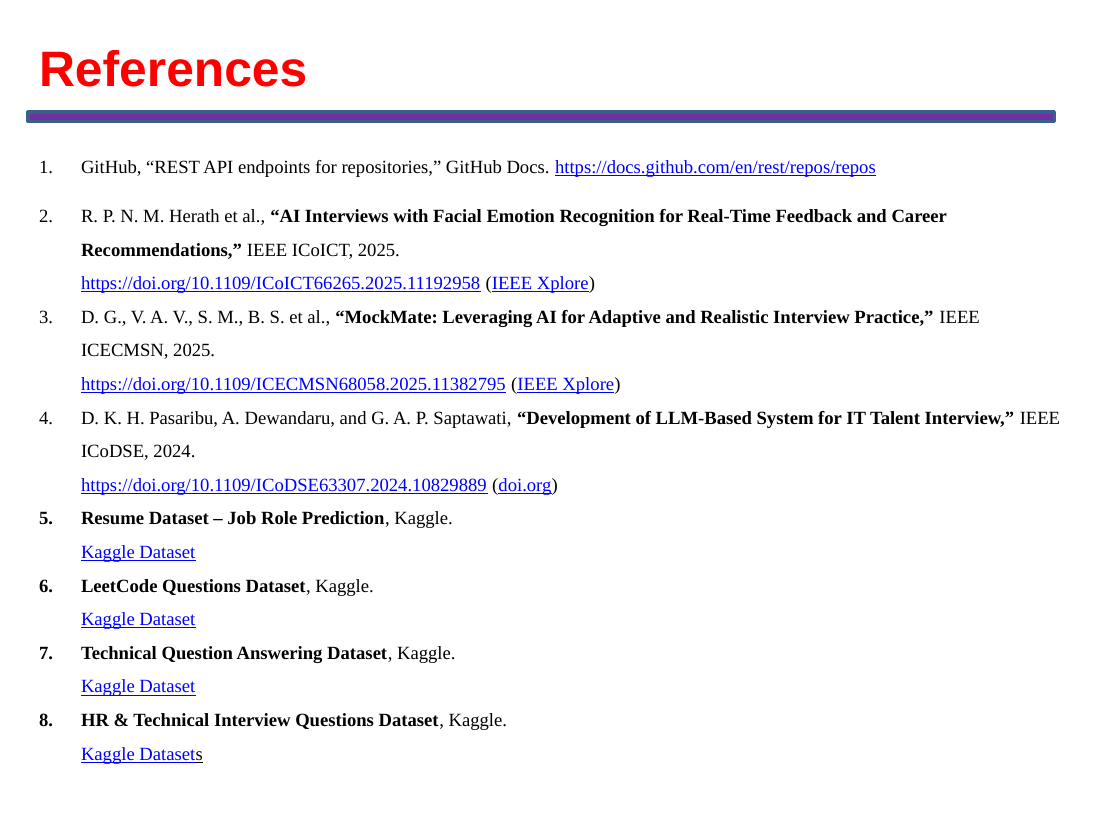
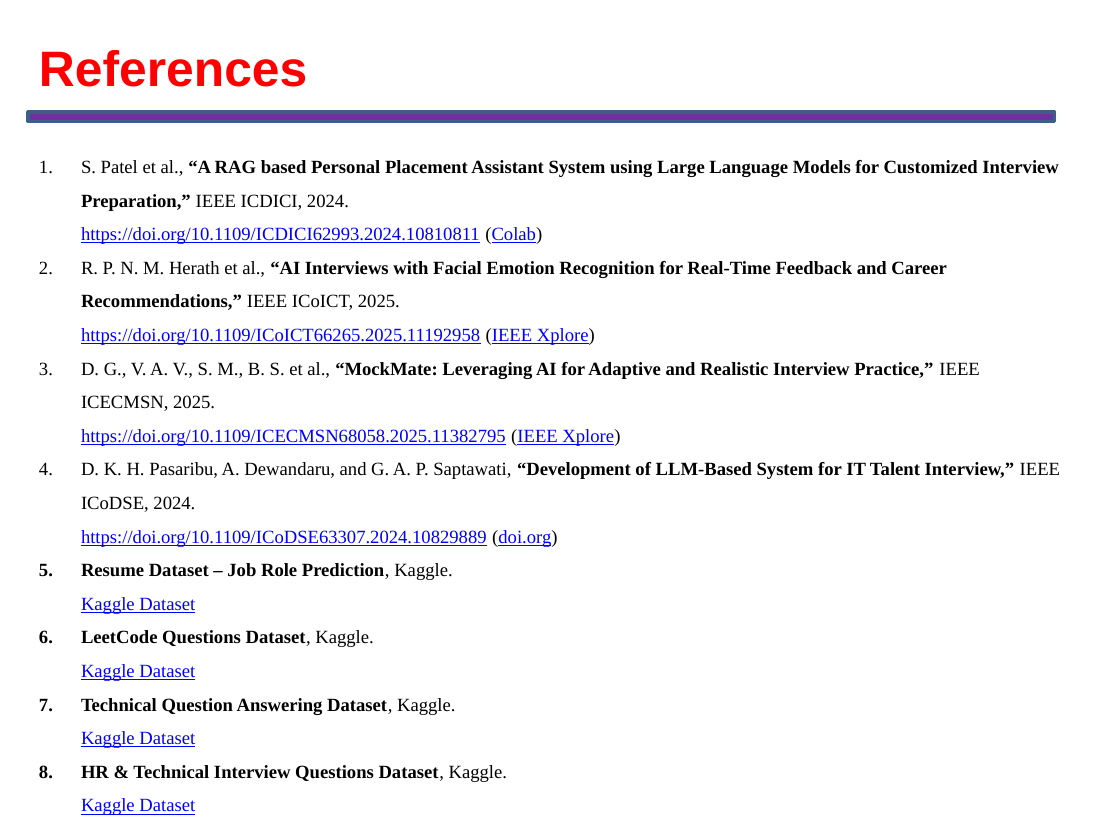
Before and after one commit to Rohithsilent/PathForge, a slide deck: slide 22 of .pathforge-output/PathForge_Project_Presentation.pptx (slide 23 before the commit). Drawn at 1120x840 pixels with LibreOffice and Linux fonts; fonts in the diff are those of the drawing. Boxes give left, top, right and bottom in pixels: in the first picture for what was removed or moved away, otherwise in the second. Text is boxed around its words. In the diff, an @@ line names an element or a change of style, - is before the commit and + after.

Commit message:
feat: add IEEE references, font formatting, and LeetCode/resume backend integration

```diff
--- a/.pathforge-output/PathForge_Project_Presentation.pptx
+++ b/.pathforge-output/PathForge_Project_Presentation.pptx
@@ text at (81, 160, 1059, 244): text changed; bold on @@
-1. GitHub, “REST API endpoints for repositories,” GitHub Docs. https://docs.github.com/en/rest/repos/repos
+1. S. Patel et al., “A RAG based Personal Placement Assistant System using Large Language Models for Customized Interview Preparation,” IEEE ICDICI, 2024.
+   https://doi.org/10.1109/ICDICI62993.2024.10810811 (Colab)
@@ text at (81, 765, 507, 815): text changed @@
-8. HR & Technical Interview Questions Dataset, Kaggle.
-   Kaggle Datasets
+8. HR & Technical Interview Questions Dataset, Kaggle.
+   Kaggle Dataset
```
Also in this commit, not shown: 10 other slides changed, 1 slide added, 2 slides removed, 29 other files.
